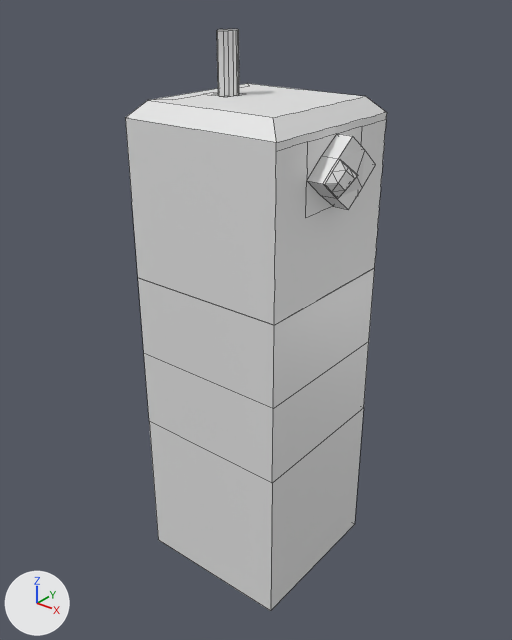
An edit to the Blender file resources/objects/robot/robot_parts.blend, drawn before and after from the same camera.
Camera for both pictures: a camera (50 mm lens) standing at (4.88, -6.14, 6.17) and looking at (0.02, -0.07, 2.41). Arrows for +X, +Y and +Z are at lower left; the lights stay in place. Mesh edges are drawn as thin lines.

The first picture shows 'body1', 'head_1'.
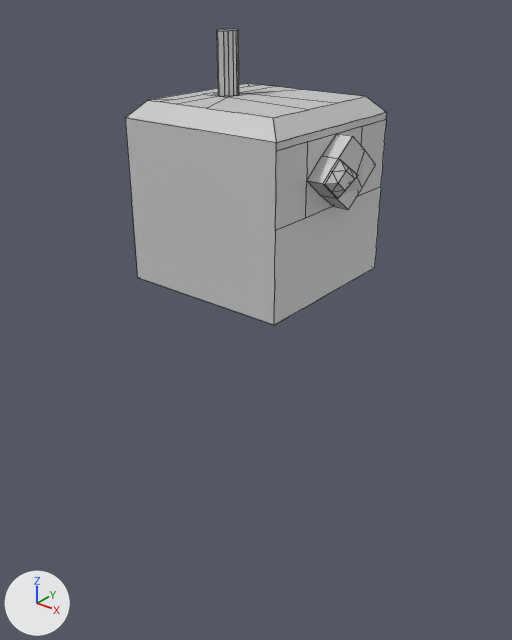
Commit message: added robot model

What changed in the scene script:
```text
Add img_head_1_png:
    img_head_1_png = load_image('head_1.png', 'head_1.png', 1024, 1024, 'sRGB')
Add img_body1_png:
    img_body1_png = load_image('body1.png', 'body1.png', 1024, 1024, 'sRGB')
Change mat_material:
    remove mat_material.base_color = (0.8, 0.8, 0.8)  # white #e7e7e7
    add mat_material.texture = img_body1_png
Add mat_material_001:
    mat_material_001 = principled_material('Material.001')
    mat_material_001.texture = img_head_1_png
Change me_cube_002:
    used by ob_head_1; location = (0.0, 0.0, 4.0)
    remove me_cube_002.from_pydata(...)  # 174 vertices, 71 faces; spans x -1.0..1.32, y -1.0..1.0, z -1.0..1.66
    add me_cube_002.from_pydata(...)  # 179 vertices, 81 faces; spans x -1.0..1.32, y -1.0..1.0, z -1.0..1.66
    me_cube_002 part 1
    4 faces are deleted
    5 vertices are added at (0.41, -0.83, 1.0), (-0.41, -0.83, 1.0), (-0.64, -0.83, 1.0), (-0.4, 0.83, 1.0), (-0.64, 0.83, 1.0)
    14 new faces join them
    me_cube_002 part 2: 67 faces spanning x -1.0..1.32, y -1.0..1.0, z -1.0..1.66 switch from no material to mat_material_001 (picture img_head_1_png)
Change ob_body1:
    add ob_body1.hide_set(True)
```

Pixel boxes (x1, y1, x2, y2) of what changed, in the pictures (512 x 640 px):
'body1', hidden: before (138, 268, 374, 611)
part 1 of me_cube_002, built on: (125, 84, 386, 325) in both
part 2 of me_cube_002, recoloured: (125, 29, 387, 325) in both
